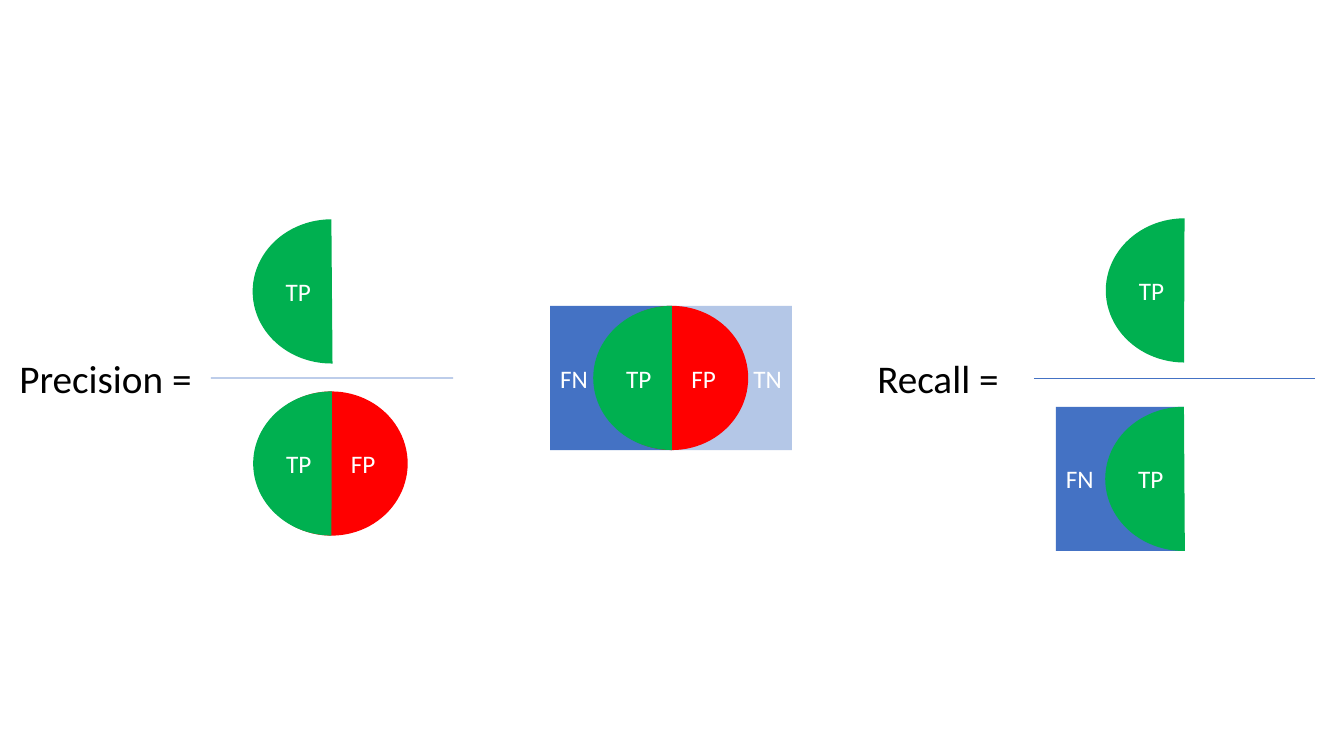
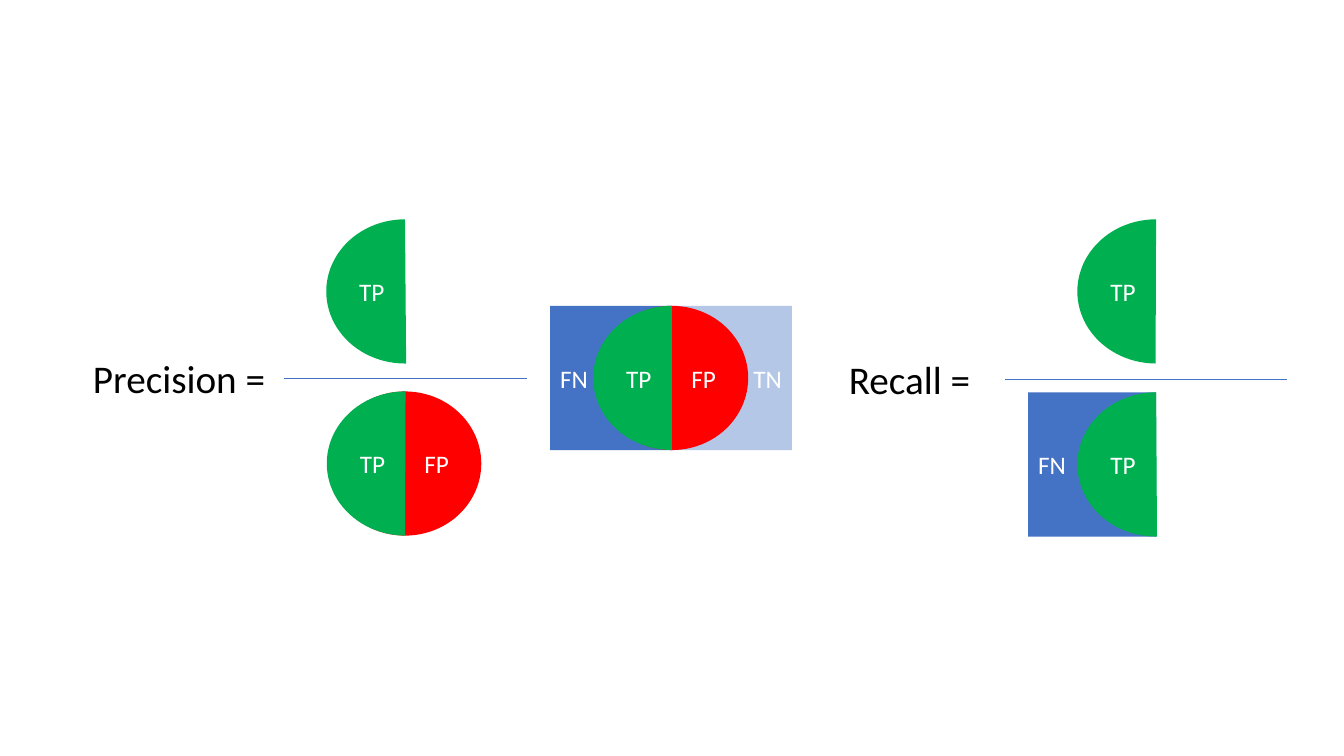
Before and after one commit to duynlq/reviews-prediction, a slide deck: slide 1 of images/precision_vs_recall.pptx. Drawn at 1344x756 pixels with LibreOffice and Linux fonts; fonts in the diff are those of the drawing. Boxes give left, top, right and bottom in pixels: in the first picture for what was removed or moved away, otherwise in the second. Text is boxed around its words. In the diff, an @@ line names an element or a change of style, - is before the commit and + after.

```diff
--- a/images/precision_vs_recall.pptx
+++ b/images/precision_vs_recall.pptx
@@ 2 chord (boxed as its full ellipse)s, 1 text, 1 ellipse, 1 line: place and size @@
-2 chord (boxed as its full ellipse)s, 1 text, 1 ellipse, 1 line at box(19, 220, 454, 535)
+2 chord (boxed as its full ellipse)s, 1 text, 1 ellipse, 1 line at box(93, 220, 527, 535)
@@ 1 text, 1 chord (boxed as its full ellipse), 1 line: place and size @@
-1 text, 1 chord (boxed as its full ellipse), 1 line at box(877, 219, 1316, 394)
+1 text, 1 chord (boxed as its full ellipse), 1 line at box(849, 220, 1288, 395)
@@ rectangle "FN": place and size @@
-rectangle "FN" at box(1057, 407, 1185, 552)
+rectangle "FN" at box(1028, 392, 1156, 536)
@@ chord (boxed as its full ellipse) "TP": place and size @@
-chord (boxed as its full ellipse) "TP" at box(1105, 407, 1262, 552)
+chord (boxed as its full ellipse) "TP" at box(1078, 392, 1235, 536)
```
Also in this commit, not shown: 1 other file.
